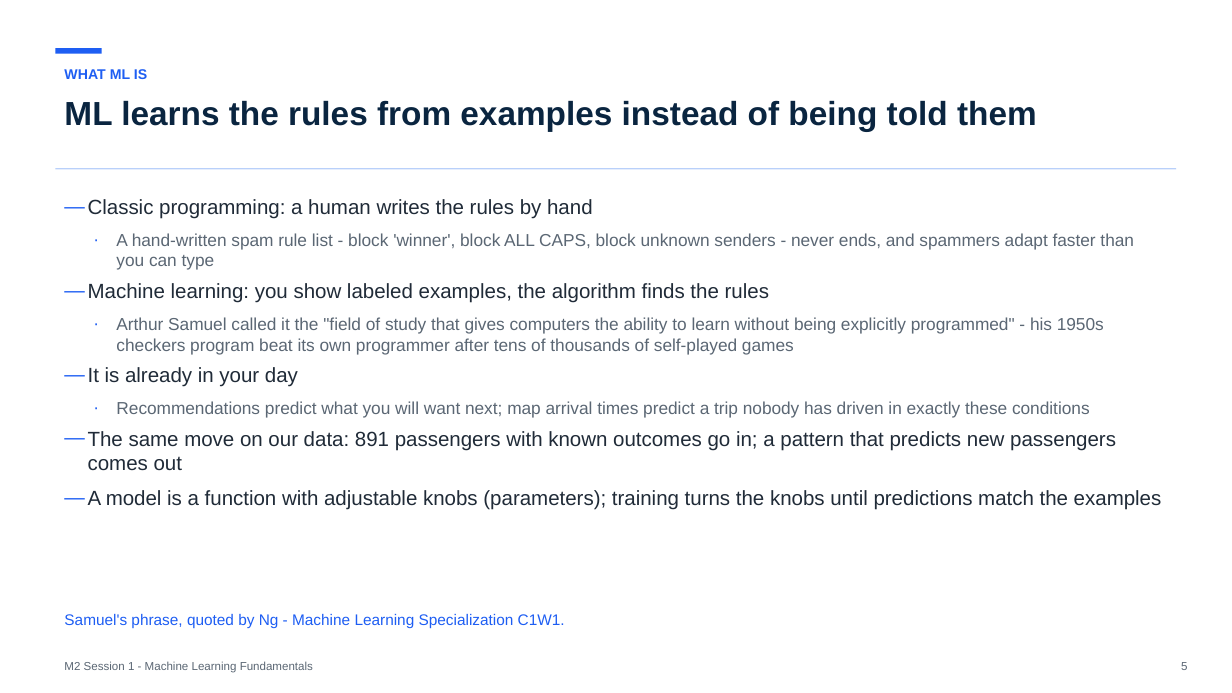
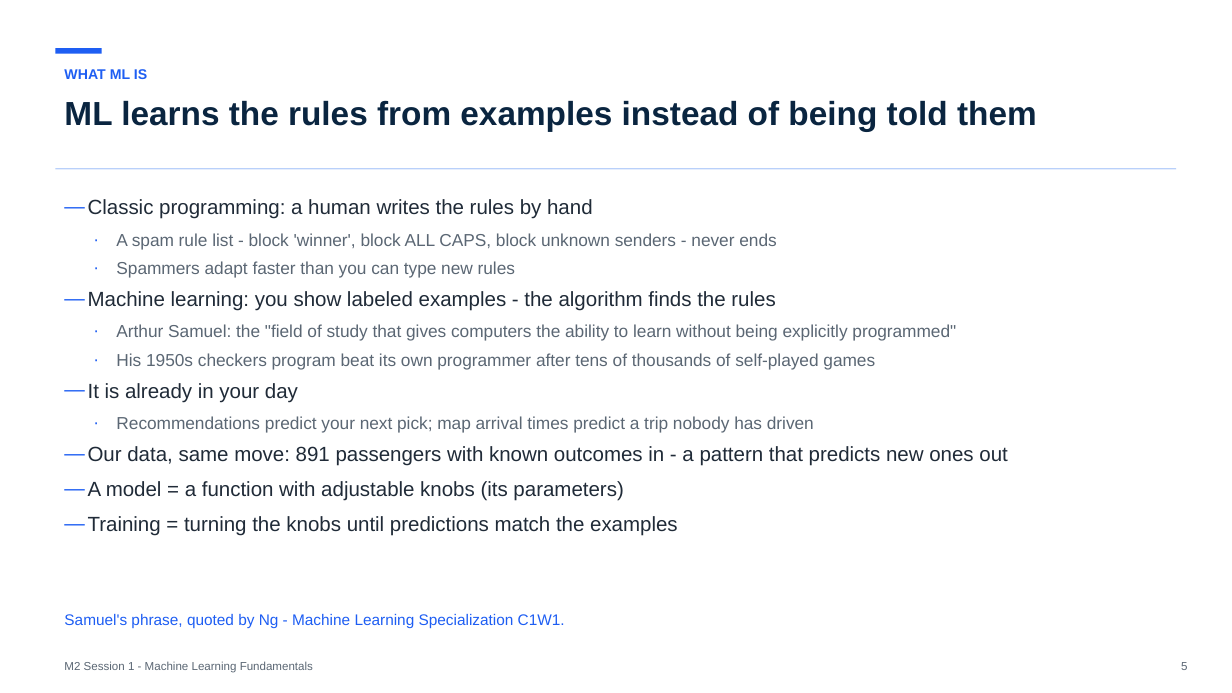
Before and after one commit to koenossendrijver/fontys-tech-exercises, a slide deck: slide 5 of presentations/m2-session-1-machine-learning-fundamentals.pptx. Drawn at 1232x693 pixels with LibreOffice and Linux fonts; fonts in the diff are those of the drawing. Boxes give left, top, right and bottom in pixels: in the first picture for what was removed or moved away, otherwise in the second. Text is boxed around its words. In the diff, an @@ line names an element or a change of style, - is before the commit and + after.

```diff
--- a/presentations/m2-session-1-machine-learning-fundamentals.pptx
+++ b/presentations/m2-session-1-machine-learning-fundamentals.pptx
@@ text at (88, 233, 956, 370): text changed @@
-  · A hand-written spam rule list - block 'winner', block ALL CAPS, block unknown senders - never ends, and spammers adapt faster than you can type
-— Machine learning: you show labeled examples, the algorithm finds the rules
-  · Arthur Samuel called it the "field of study that gives computers the ability to learn without being explicitly programmed" - his 1950s checkers program beat its own programmer after tens of thousands of self-played games
+  · A spam rule list - block 'winner', block ALL CAPS, block unknown senders - never ends
+  · Spammers adapt faster than you can type new rules
+— Machine learning: you show labeled examples - the algorithm finds the rules
+  · Arthur Samuel: the "field of study that gives computers the ability to learn without being explicitly programmed"
+  · His 1950s checkers program beat its own programmer after tens of thousands of self-played games
@@ text at (88, 416, 1007, 536): text changed @@
-  · Recommendations predict what you will want next; map arrival times predict a trip nobody has driven in exactly these conditions
-— The same move on our data: 891 passengers with known outcomes go in; a pattern that predicts new passengers comes out
-— A model is a function with adjustable knobs (parameters); training turns the knobs until predictions match the examples
+  · Recommendations predict your next pick; map arrival times predict a trip nobody has driven
+— Our data, same move: 891 passengers with known outcomes in - a pattern that predicts new ones out
+— A model = a function with adjustable knobs (its parameters)
+— Training = turning the knobs until predictions match the examples
```
Also in this commit, not shown: 14 other slides changed, 7 other files.
